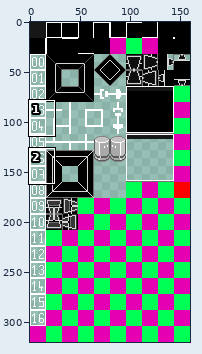
A sprite sheet gets an edit: Assets/Sprites/tileset/world16x16.png. Above: a wide view before the commit, with the close-up outlined.
Close-up. Earlier state:
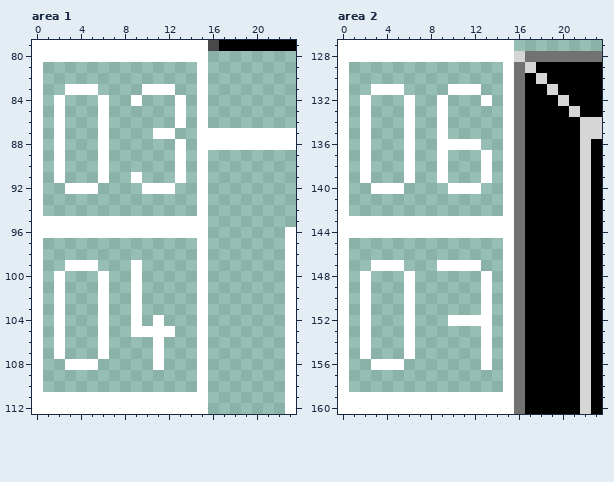
The file is 160x320 pixels. Colours within 5 levels of each other are drawn and written as one. Shown: area 1: x 0..23, y 79..112; area 2: x 0..23, y 127..160. The commit also changed other parts of the picture, which this record leaves out.
The result:
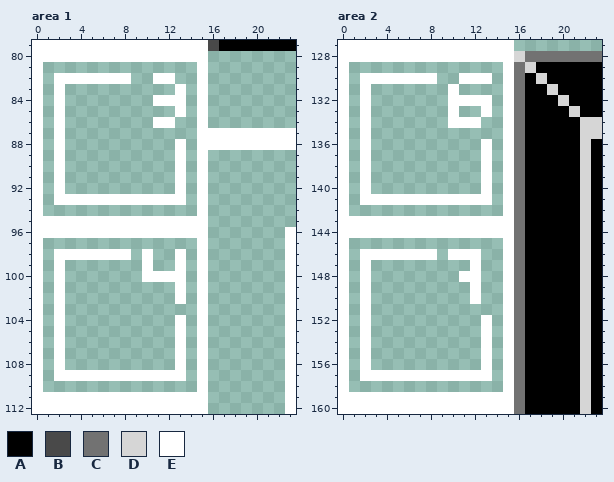
Palette (. is transparent): A #000000  B #494949  C #727272  D #d6d6d6  E #ffffff
The edit:
Area 1:
There is now colour E in row 82 at x 2 to 8 and 11 to 12; in row 83 at x 2 and 13; in row 84 at x 11 to 12; in row 86 at x 11 to 12; in row 92 at x 2 and 13; in row 93 at x 2 to 13.
There is now colour E in row 98 at x 2 to 8, 10 and 13; in row 99 at x 2, 10 and 13; in row 100 at x 10 to 13; in rows 101 to 102 at x 13; in rows 104 to 107 at x 13; in row 108 at x 2 and 13.
There is now colour E in row 109 at x 2 to 13.
Colour E is gone in row 83 at x 3 to 5 and 10 to 12; in row 84 at x 6 and 9; in row 85 at x 6; in row 86 at x 6 and 13; in row 87 at x 6 and 11 to 12; in rows 88 to 90 at x 6.
Colour E is gone in row 91 at x 6 and 9; in row 92 at x 3 to 5 and 10 to 12; in row 99 at x 3 to 5 and 9; in rows 100 to 103 at x 6 and 9; in row 104 at x 6, 9 and 11; in row 105 at x 6 and 9 to 12.
Colour E is gone in rows 106 to 107 at x 6 and 11; in row 108 at x 3 to 5 and 11.
Area 2:
There is now colour E in row 130 at x 2 to 8 and 11 to 13; in row 131 at x 2; in row 132 at x 10 to 12; in row 133 at x 10 and 13; in row 134 at x 10 to 12; in row 136 at x 13.
There is now colour E in row 140 at x 2 and 13; in row 141 at x 2 to 13; in row 146 at x 2 to 8 and 10 to 12; in row 147 at x 2; in row 148 at x 11 to 12; in rows 149 to 150 at x 12.
There is now colour E in row 156 at x 2; in row 157 at x 2 to 13.
Colour E is gone in row 131 at x 3 to 5 and 11 to 12; in rows 132 to 135 at x 6 and 9; in row 136 at x 6 and 9 to 12; in rows 137 to 139 at x 6 and 9; in row 140 at x 3 to 5 and 10 to 12; in row 147 at x 3 to 5 and 9 to 11.
Colour E is gone in rows 148 to 151 at x 6 and 13; in row 152 at x 6 and 10 to 12; in rows 153 to 155 at x 6; in row 156 at x 3 to 5.
Boxes around the changes in both close-ups, in picture pixels (x1, y1, x2, y2):
changed: (54, 73, 186, 205)
changed: (54, 249, 186, 381)
changed: (360, 73, 492, 205)
changed: (360, 249, 492, 381)
